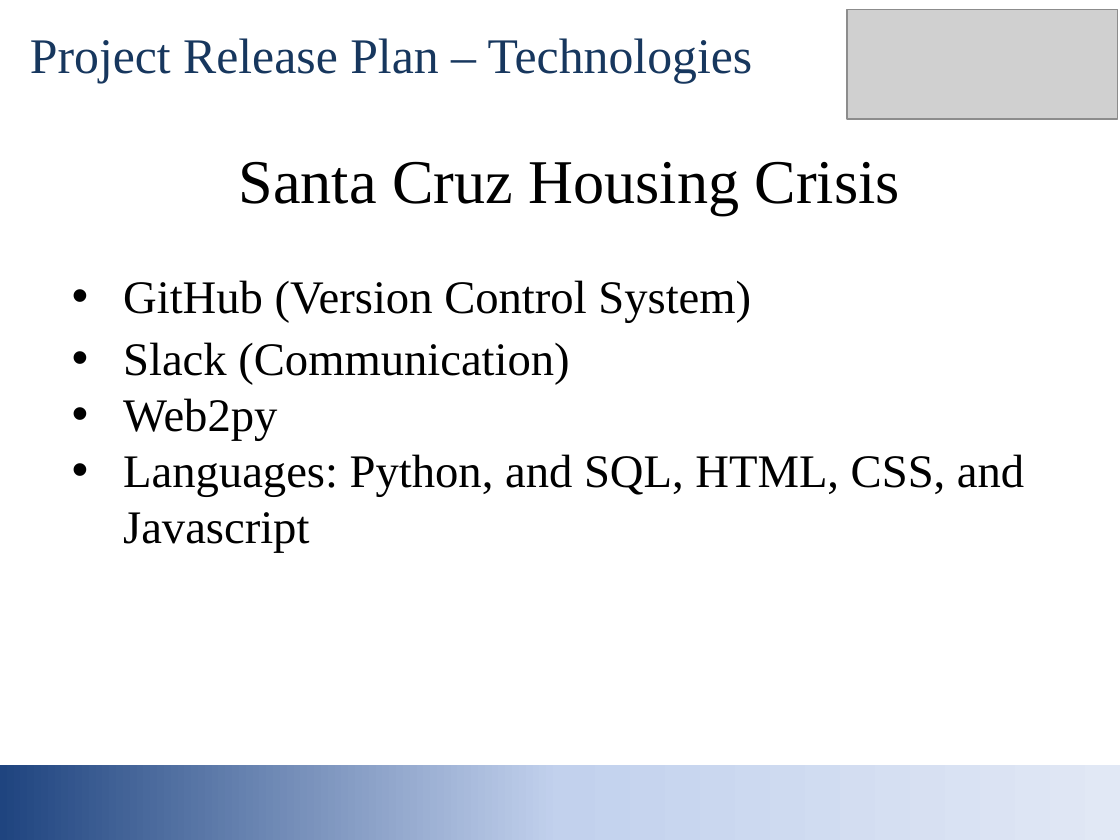
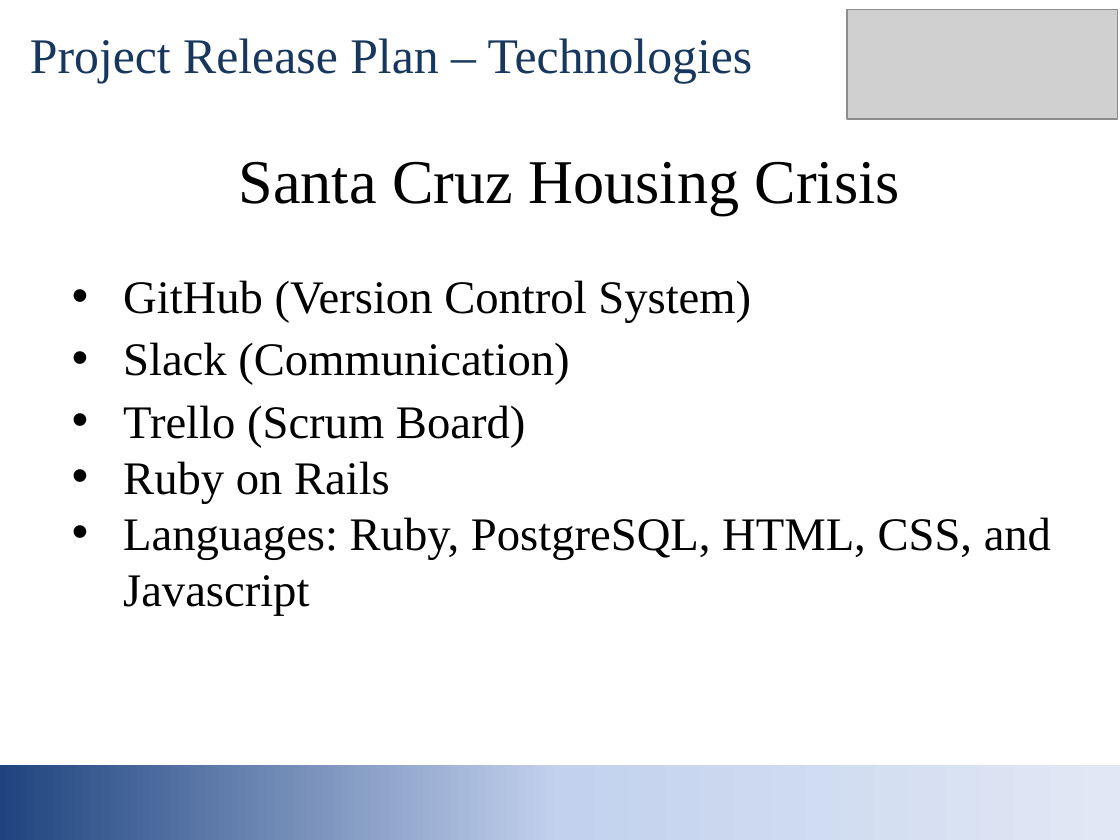
Before and after one commit to ccasil/SCHousingCrisis, a slide deck: slide 8 of Documents/Sprint 1/Santa Cruz Housing Crisis.pptx. Drawn at 1120x840 pixels with LibreOffice and Linux fonts; fonts in the diff are those of the drawing; grey boxes stand for pictures. Boxes give left, top, right and bottom in pixels: in the first picture for what was removed or moved away, otherwise in the second. Text is boxed around its words. In the diff, an @@ line names an element or a change of style, - is before the commit and + after.

```diff
--- a/Documents/Sprint 1/Santa Cruz Housing Crisis.pptx
+++ b/Documents/Sprint 1/Santa Cruz Housing Crisis.pptx
@@ text at bbox=[123, 405, 1051, 615]: text changed @@
-• Web2py
-• Languages: Python, and SQL, HTML, CSS, and Javascript
+• Trello (Scrum Board)
+• Ruby on Rails
+• Languages: Ruby, PostgreSQL, HTML, CSS, and Javascript
```
Also in this commit, not shown: 1 other slide changed, 2 other files.
